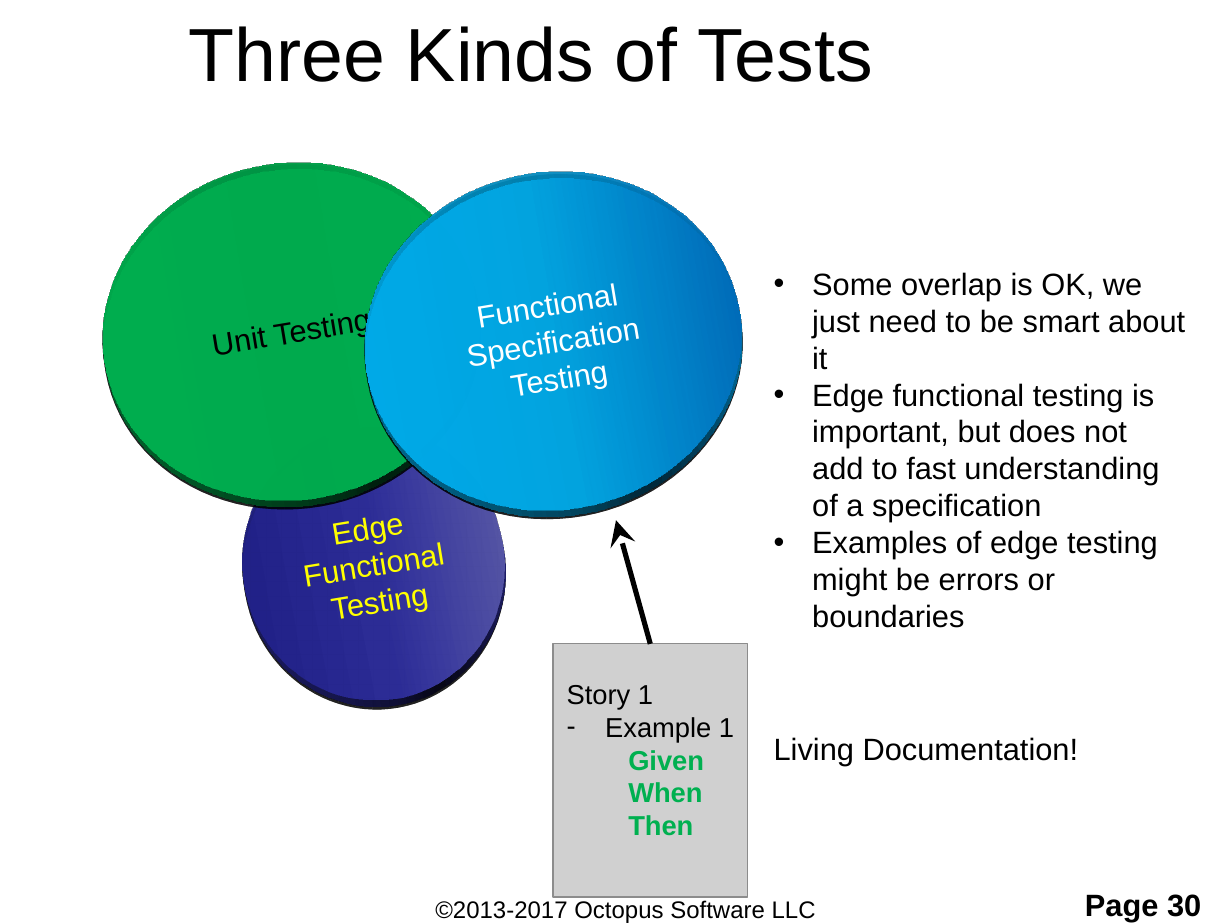
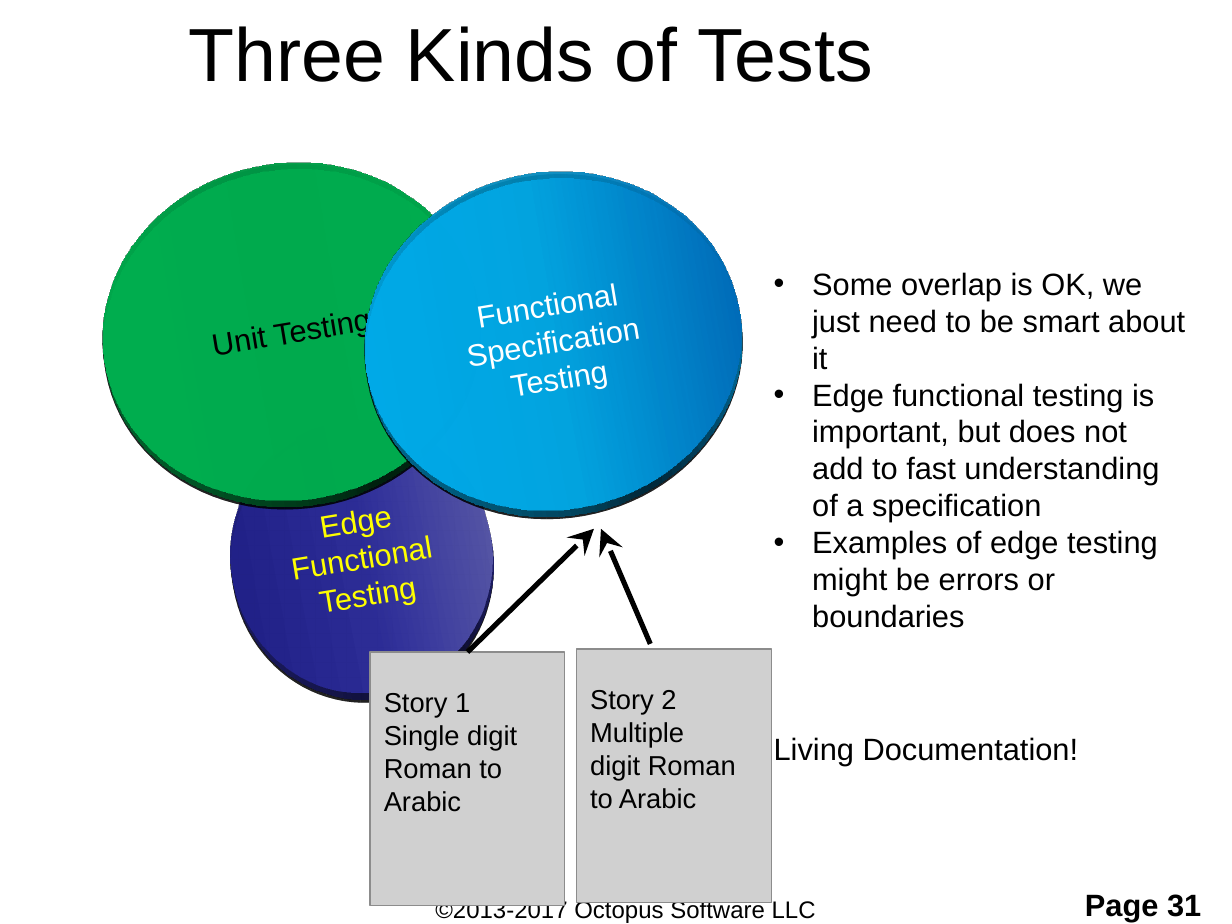
Before and after one commit to ShaneOctopus/RomanConversionStarting, a slide deck: slide 31 of workingFiles/TDD and BDD.pptx (slide 30 before the commit). Drawn at 1232x924 pixels with LibreOffice and Linux fonts; fonts in the diff are those of the drawing; grey boxes stand for pictures; background and template pictures are left out. Boxes give left, top, right and bottom in pixels: in the first picture for what was removed or moved away, otherwise in the second. Text is boxed around its words. In the diff, an @@ line names an element or a change of style, - is before the commit and + after.

```diff
--- a/workingFiles/TDD and BDD.pptx
+++ b/workingFiles/TDD and BDD.pptx
@@ ellipse "Edge Functional Testing": place and size @@
-ellipse "Edge Functional Testing" at box(228, 432, 519, 695)
+ellipse "Edge Functional Testing" at box(216, 426, 506, 689)
@@ group added at box(370, 529, 736, 906): 2 texts, 1 picture, 1 arrow @@
+Story 1
+Single digit Roman to Arabic
+Story 2
+Multiple digit Roman to Arabic
@@ arrow moved from (650, 644) - (616, 520) to (650, 644) - (601, 529) @@
@@ picture: place and size @@
-picture at box(553, 644, 748, 898)
+picture at box(577, 649, 771, 903)
@@ text removed at box(567, 685, 734, 836) @@
-Story 1
-– Example 1
-  Given
-  When
-  Then
@@ page number at box(1085, 894, 1201, 921): text changed @@
-Page 30
+Page 31
```
Also in this commit, not shown: 16 other slides changed, 1 slide added, 2 other files.
